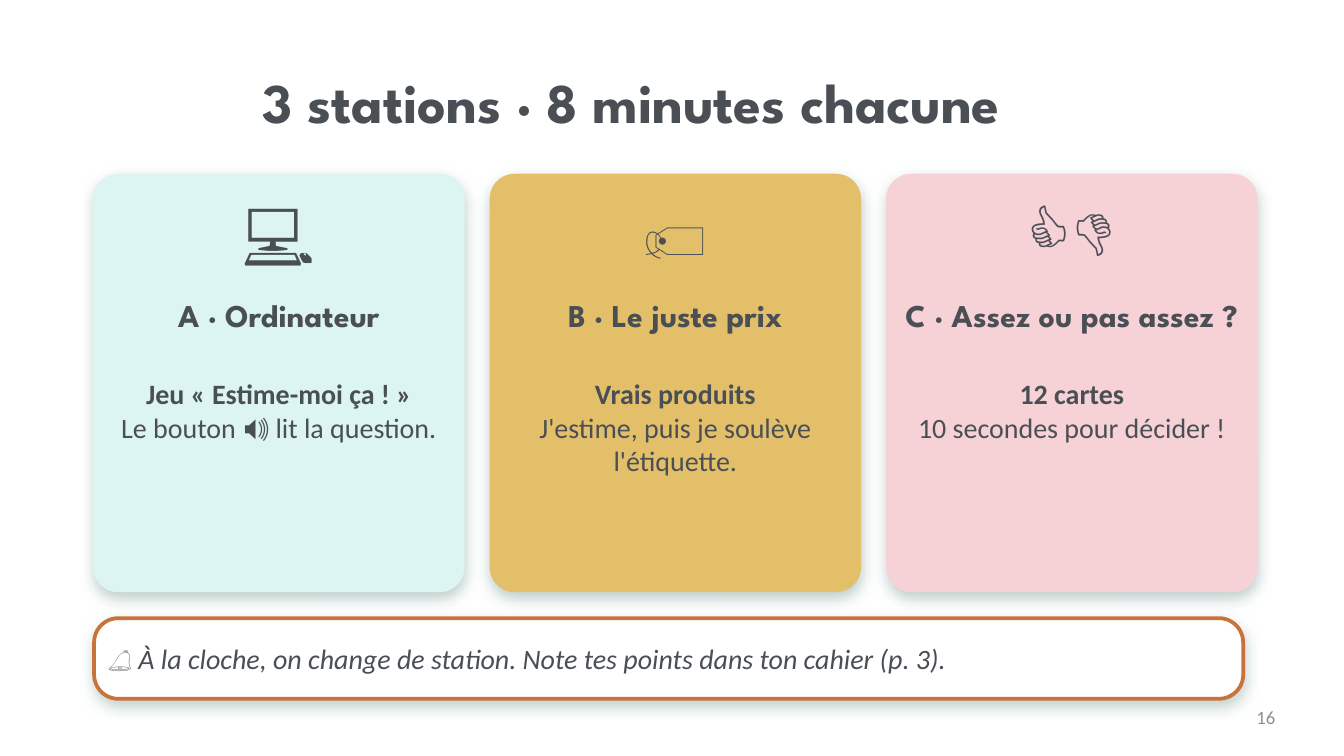
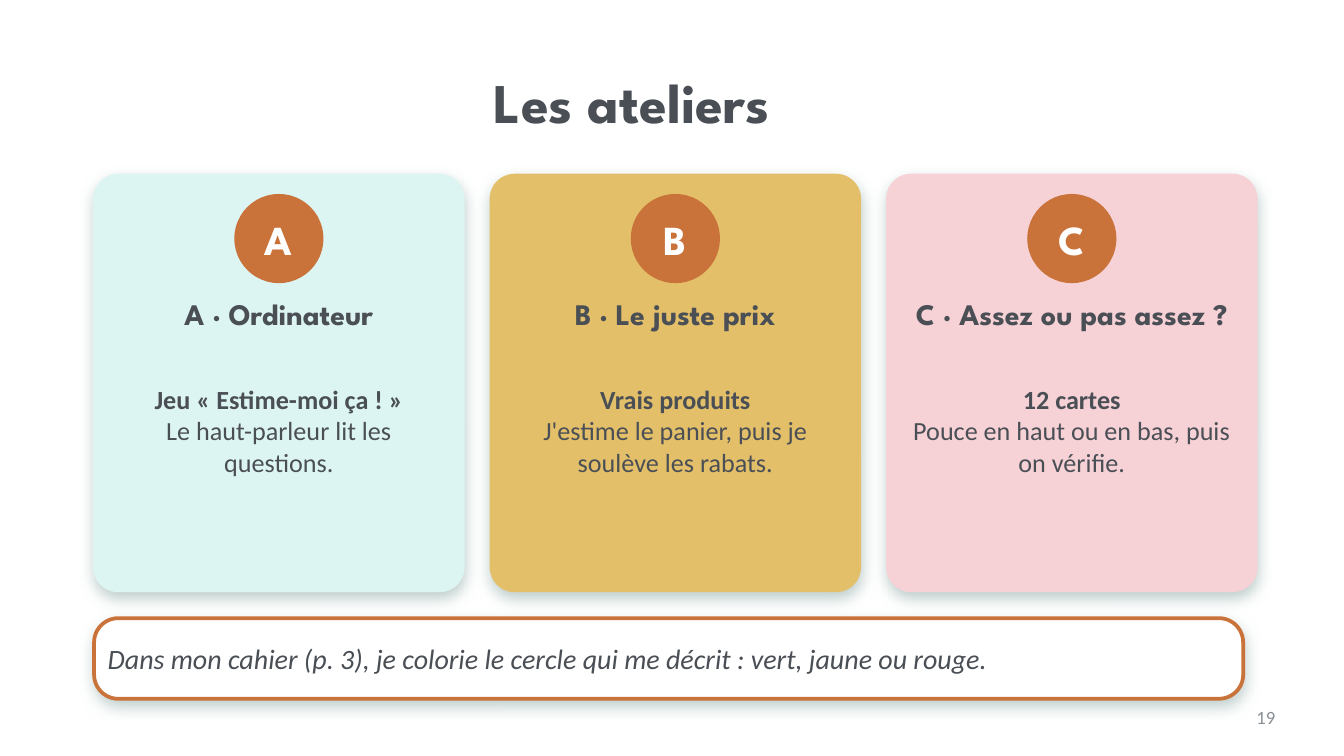
Before and after one commit to isabellepedneault111-ai/Chat-, a slide deck: slide 19 of PPS_Consommation_Hub_Teams/Lecons/2026-10-13_Mardi_Estimer-Besoins-Desirs/1_Diaporama_Grand-groupe.pptx (slide 16 before the commit). Drawn at 1344x756 pixels with LibreOffice and Linux fonts; fonts in the diff are those of the drawing; background and template pictures are left out. Boxes give left, top, right and bottom in pixels: in the first picture for what was removed or moved away, otherwise in the second. Text is boxed around its words. In the diff, an @@ line names an element or a change of style, - is before the commit and + after.

```diff
--- a/PPS_Consommation_Hub_Teams/Lecons/2026-10-13_Mardi_Estimer-Besoins-Desirs/1_Diaporama_Grand-groupe.pptx
+++ b/PPS_Consommation_Hub_Teams/Lecons/2026-10-13_Mardi_Estimer-Besoins-Desirs/1_Diaporama_Grand-groupe.pptx
@@ title at [494,84,770,124]: text changed @@
-3 stations · 8 minutes chacune
+Les ateliers
@@ text removed at [94,188,464,296] @@
-💻
@@ ellipse added at [235,195,323,282], fill #C9733A, outline #C9733A 1 pt @@
@@ text removed at [491,188,860,296] @@
-🏷️
@@ ellipse added at [632,195,719,282], fill #C9733A, outline #C9733A 1 pt @@
@@ text removed at [887,188,1257,296] @@
-👍👎
@@ ellipse added at [1028,195,1116,282], fill #C9733A, outline #C9733A 1 pt @@
@@ text added at [265,227,293,255], 22.1 pt, text #FFFFFF, bold @@
+A
@@ text added at [664,227,687,255], 22.1 pt, text #FFFFFF, bold @@
+B
@@ text added at [1059,227,1086,256], 22.1 pt, text #FFFFFF, bold @@
+C
@@ size 17 to 16 pt in 3 elements at [184,304,374,326], [575,305,776,332], [916,305,1205,331] @@
@@ text "Jeu « Estime-moi ça ! ...": place and size @@
-text "Jeu « Estime-moi ça ! ..." at [121,384,436,443]
+text "Jeu « Estime-moi ça ! ..." at [155,390,391,476]
@@ text "12 cartes": place and size @@
-text "12 cartes" at [918,385,1210,443]
+text "12 cartes" at [913,392,1230,472]
@@ text at [155,390,369,414]: size 15 to 14 pt in "Jeu « Estime-moi ça ! »" @@
@@ text at [600,390,750,413]: size 15 to 14 pt in "Vrais produits" @@
@@ text at [1023,392,1120,409]: size 15 to 14 pt in "12 cartes" @@
@@ text at [166,422,391,476]: text changed; size 15 to 14 pt @@
-Le bouton 🔊 lit la question.
+Le haut-parleur lit les questions.
@@ text at [543,422,807,472]: text changed; size 15 to 14 pt @@
-J'estime, puis je soulève l'étiquette.
+J'estime le panier, puis je soulève les rabats.
@@ text at [913,422,1230,472]: text changed; size 15 to 14 pt @@
-10 secondes pour décider !
+Pouce en haut ou en bas, puis on vérifie.
@@ text at [108,649,986,674]: text changed @@
-🔔 À la cloche, on change de station. Note tes points dans ton cahier (p. 3).
+Dans mon cahier (p. 3), je colorie le cercle qui me décrit : vert, jaune ou rouge.
@@ page number at [1256,712,1275,724]: text changed @@
-16
+19
```
Also in this commit, not shown: 17 other slides changed, 6 slides added, 4 slides removed, 15 other files.
